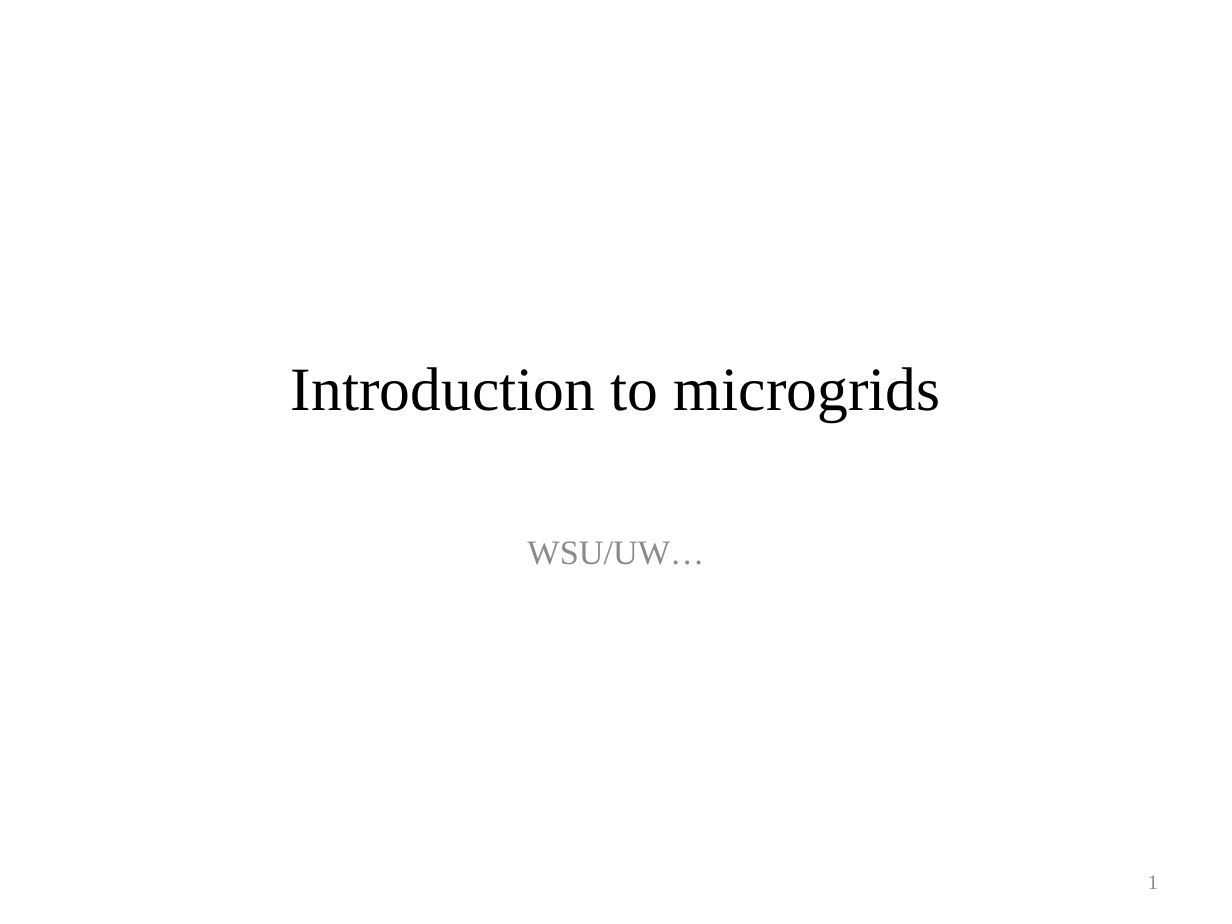
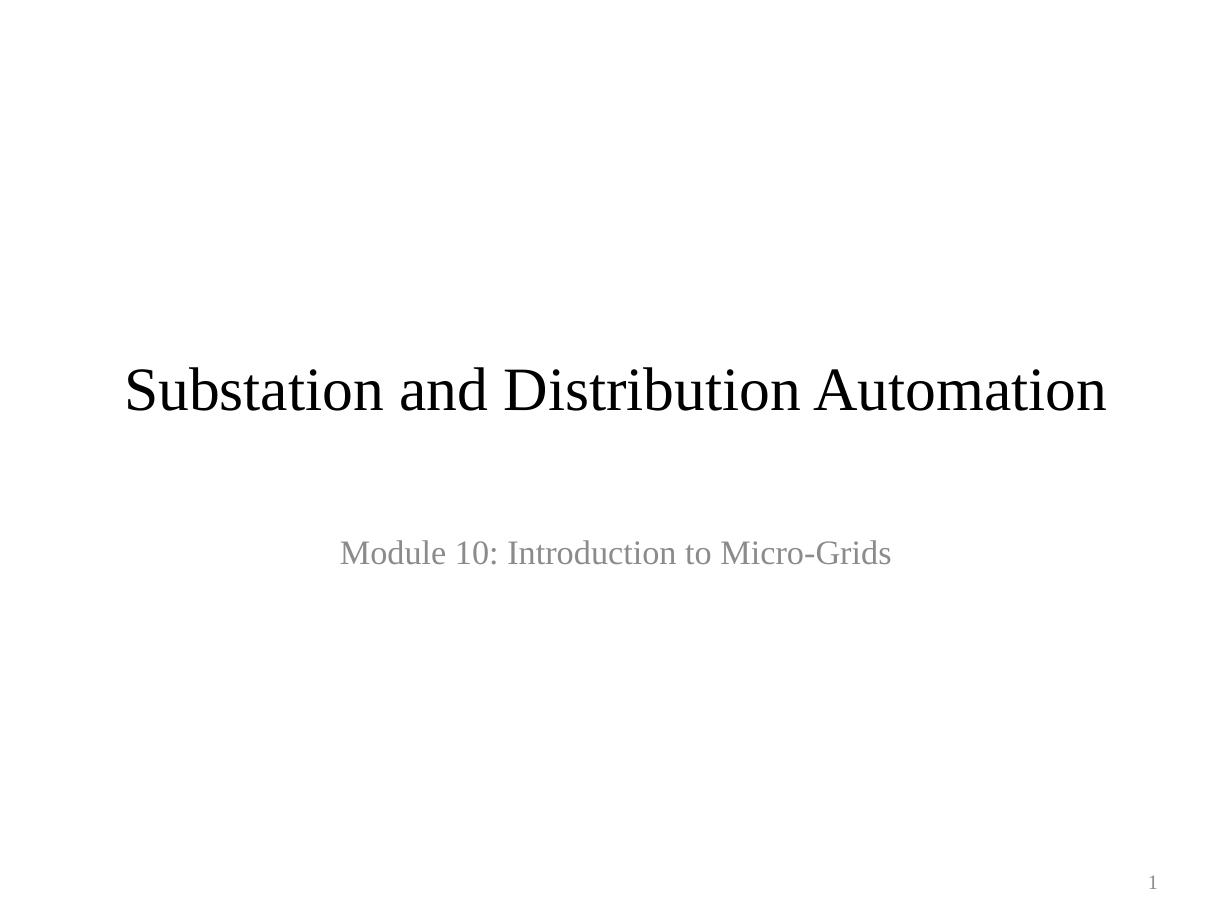
Before and after one commit to gridlab-d/course, a slide deck: slide 1 of University of Washington Class/Module 10 - Microgrids.pptx. Drawn at 1232x924 pixels with LibreOffice and Linux fonts; fonts in the diff are those of the drawing; background and template pictures are left out. Boxes give left, top, right and bottom in pixels: in the first picture for what was removed or moved away, otherwise in the second. Text is boxed around its words. In the diff, an @@ line names an element or a change of style, - is before the commit and + after.

```diff
--- a/University of Washington Class/Module 10 - Microgrids.pptx
+++ b/University of Washington Class/Module 10 - Microgrids.pptx
@@ title at [124, 367, 1107, 411]: text changed @@
-Introduction to microgrids
+Substation and Distribution Automation
@@ subtitle at [340, 540, 891, 565]: text changed @@
-WSU/UW…
+Module 10: Introduction to Micro-Grids
```
Also in this commit, not shown: 1 slide added, 4 other files.
